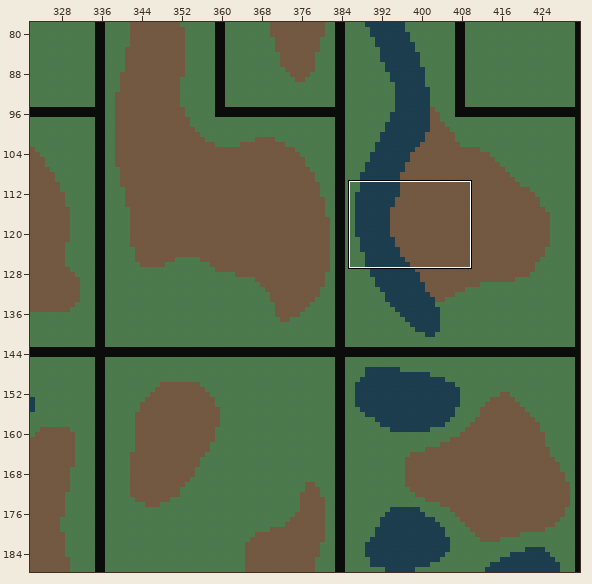
Two states of a Tiled map, assets/chunks.tmx. The first picture is a wide view before the edit; the outline marks the close-up.
Close-up. As it was:
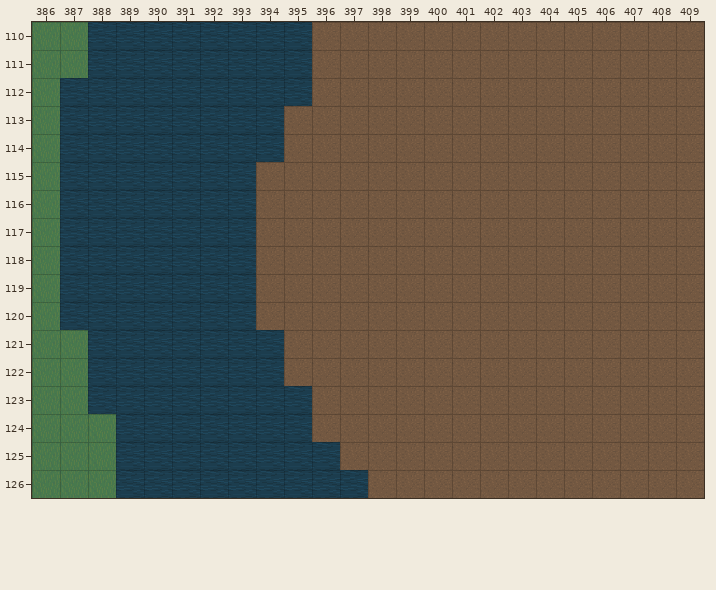
Cells are 32x32 px. Shown: x 386..409, y 110..126. The commit also changed other parts of the map, which this record leaves out.
Now the later version:
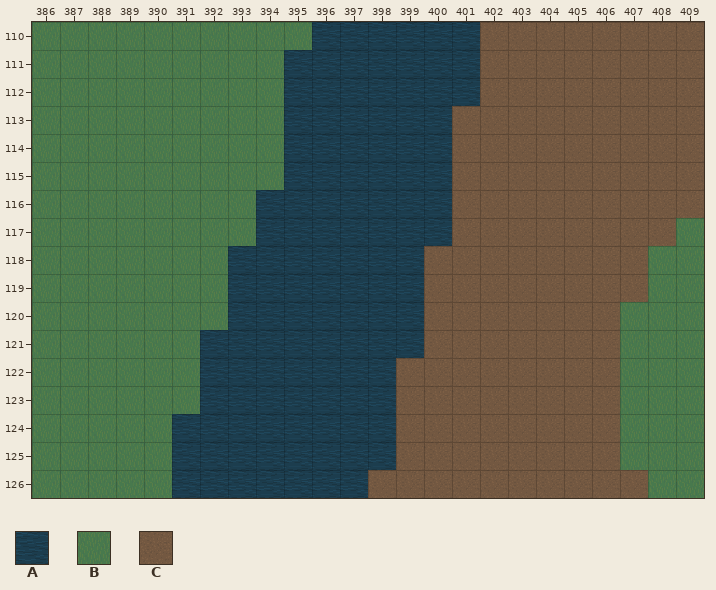
Key: from "terrain-extended": A 0, B 3, C 4.
_ is an empty cell, . an unchanged one.
Diff:
--- layer "Tile Layer 1"
@@ x 387..409 @@
-110 .AAAAAAAACCCCCC........
-111 .AAAAAAA.CCCCCC........
-112 AAAAAAAA.CCCCCC........
-113 AAAAAAAACCCCCC.........
-114 AAAAAAAACCCCCC.........
-115 AAAAAAACCCCCCC.........
-116 AAAAAAACCCCCCC.........
-117 AAAAAAACCCCCCC........C
-118 AAAAAA.CCCCCC........CC
-119 AAAAAA.CCCCCC........CC
-120 AAAAAA.CCCCCC.......CCC
-121 .AAAA...CCCCC.......CCC
-122 .AAAA...CCCC........CCC
-123 .AAAA....CCC........CCC
-124 ..AA.....CCC........CCC
-125 ..AA......CC........CCC
-126 ..AA.................CC
+110 .BBBBBBBBAAAAAA........
+111 .BBBBBBB.AAAAAA........
+112 BBBBBBBB.AAAAAA........
+113 BBBBBBBBAAAAAA.........
+114 BBBBBBBBAAAAAA.........
+115 BBBBBBBBAAAAAA.........
+116 BBBBBBBAAAAAAA.........
+117 BBBBBBBAAAAAAA........B
+118 BBBBBB.AAAAAA........BB
+119 BBBBBB.AAAAAA........BB
+120 BBBBBB.AAAAAA.......BBB
+121 .BBBB...AAAAA.......BBB
+122 .BBBB...AAAA........BBB
+123 .BBBB....AAA........BBB
+124 ..BB.....AAA........BBB
+125 ..BB......AA........BBB
+126 ..BB.................BB
Changed places in both close-ups, as pixel boxes (x1, y1, x2, y2):
changed: (60, 22, 480, 498)
changed: (620, 218, 704, 498)
